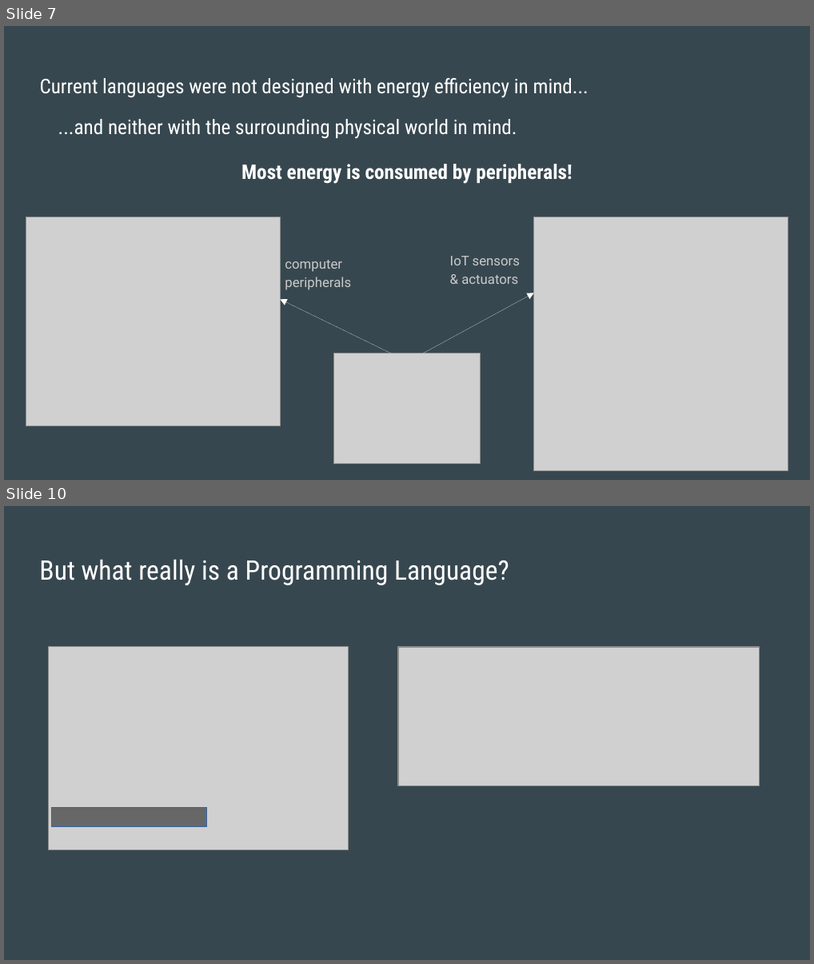
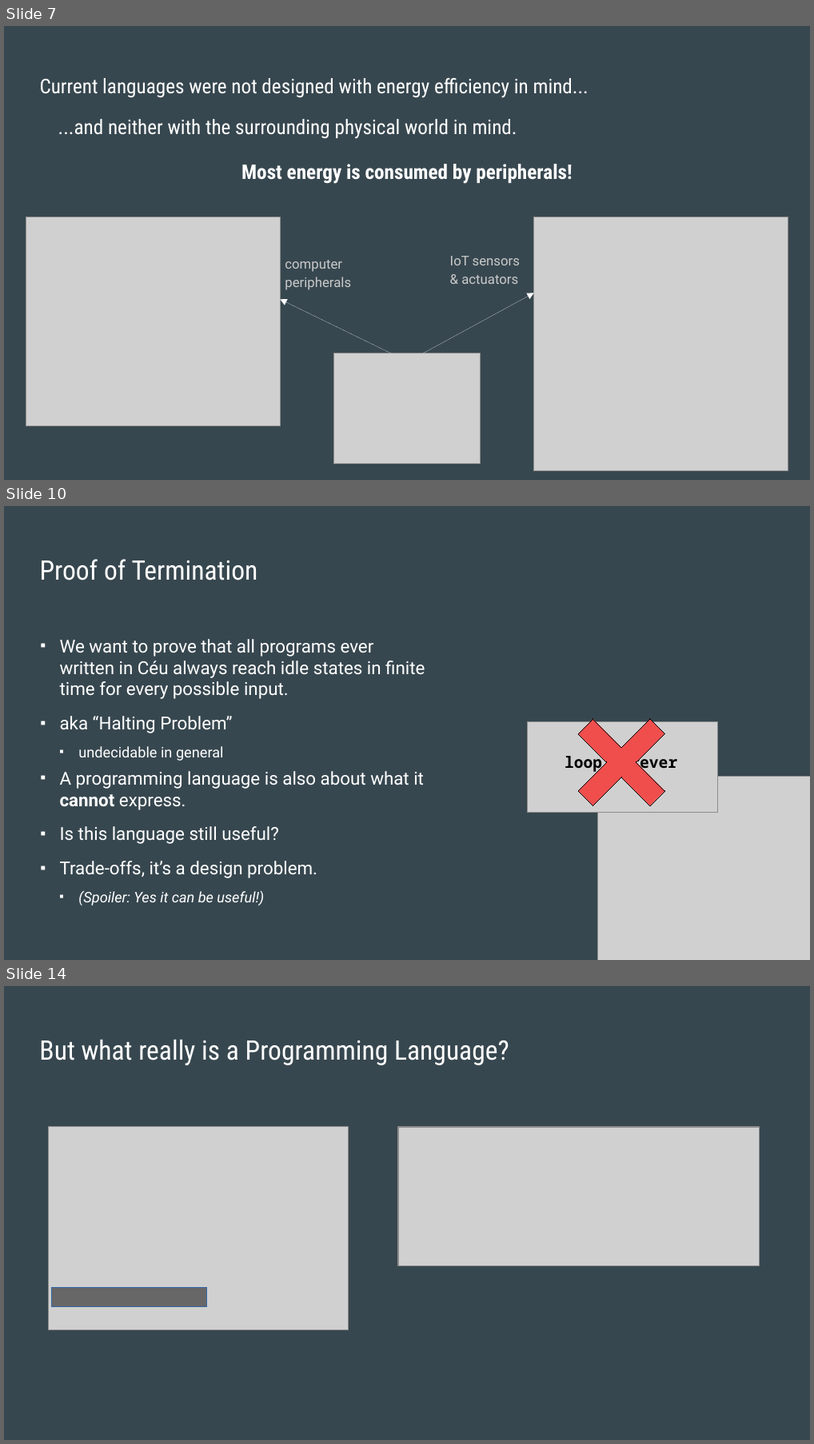
Before and after one commit to fsantanna-uerj/serrapilheira, a slide deck: Submissao/Final/Chico - Serrapilheira - Energia.odp. Shown one above the other, each under a label of ours: slides 7 and 10 before the commit, slides 7, 10 and 14 after it; the slides between them are not shown. The pictures are 814x964 and 814x1444 pixels, drawn with LibreOffice and Linux fonts; fonts in the diff are those of the drawing; grey boxes stand for pictures. Boxes give left, top, right and bottom in pixels: in the first picture for what was removed or moved away, otherwise in the second. Text is boxed around its words. In the diff, an @@ line names an element or a change of style, - is before the commit and + after.

```diff
--- a/Submissao/Final/Chico - Serrapilheira - Energia.odp
+++ b/Submissao/Final/Chico - Serrapilheira - Energia.odp
@@ slide 10 added at (x1=4, y1=506, x2=810, y2=960), background #37474F @@
@@ title added at (x1=40, y1=559, x2=258, y2=580), 24 pt, text #FFFFFF @@
+Proof of Termination
@@ text added at (x1=60, y1=639, x2=425, y2=905), 16 pt, text #FFFFFF @@
+■ We want to prove that all programs ever written in Céu always reach idle states in finite time for every possible input.
+■ aka “Halting Problem”
+  ■ undecidable in general
+■ A programming language is also about what it cannot express.
+■ Is this language still useful?
+■ Trade-offs, it’s a design problem.
+  ■ (Spoiler: Yes it can be useful!)
@@ plus added at (x1=550, y1=690, x2=694, y2=833), fill #F04E4D, outline #000000 0 pt @@
@@ picture added at (x1=528, y1=722, x2=718, y2=812) @@
@@ text added at (x1=565, y1=752, x2=678, y2=772), 14 pt, text #000000, bold @@
+loop forever
@@ picture added at (x1=598, y1=776, x2=810, y2=960) @@
@@ what was slide 10 is now slide 14 @@
```
Also in this commit, not shown: 2 slides changed, 3 other slides added, 6 other files.
